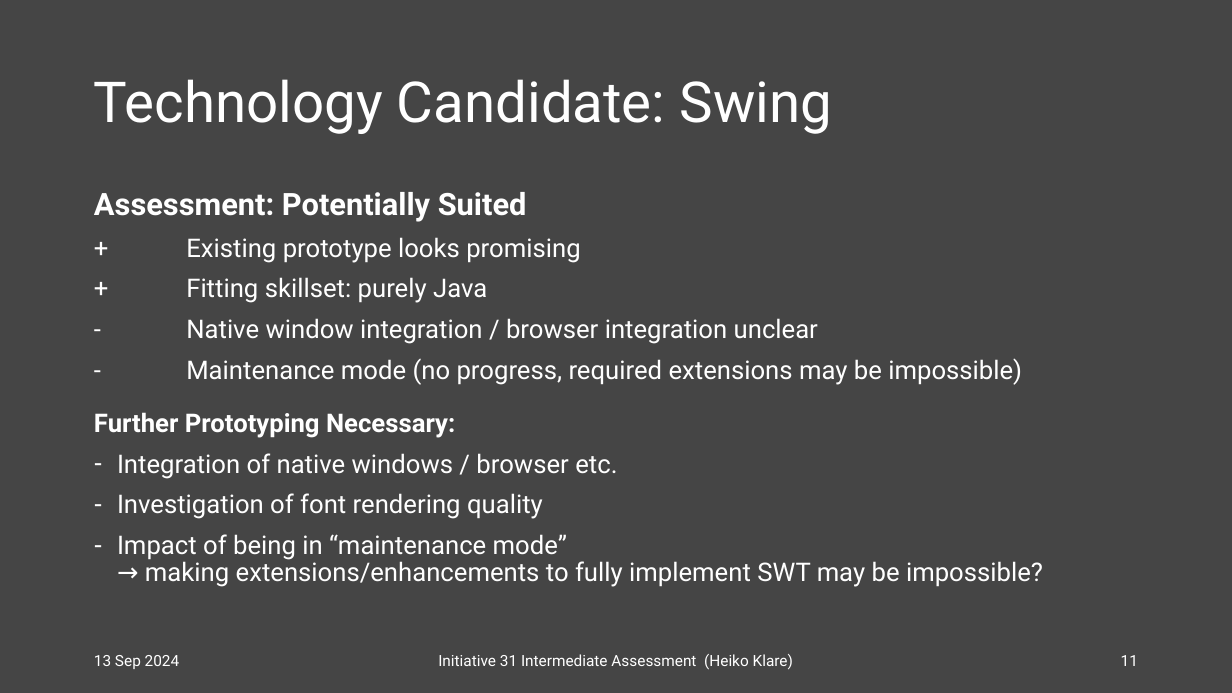
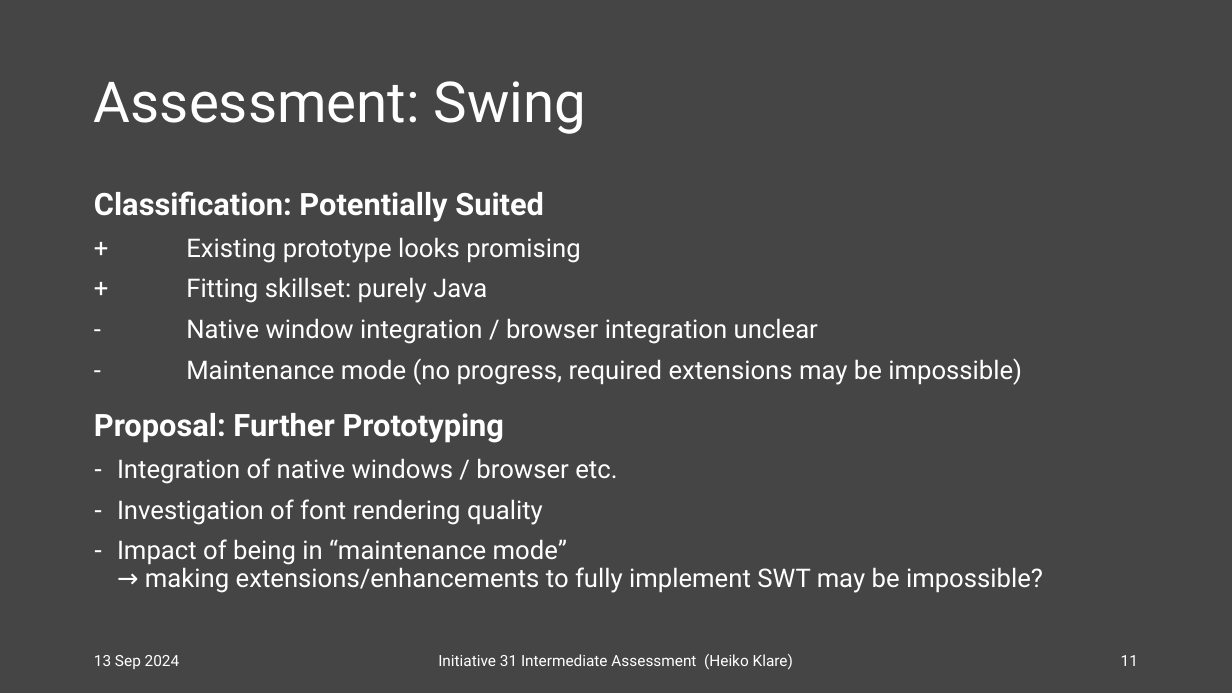
Before and after one commit to swt-initiative31/documents, a slide deck: slide 11 of results/2024-09-13 Intermediate Assessment.pptx. Drawn at 1232x693 pixels with LibreOffice and Linux fonts; fonts in the diff are those of the drawing. Boxes give left, top, right and bottom in pixels: in the first picture for what was removed or moved away, otherwise in the second. Text is boxed around its words. In the diff, an @@ line names an element or a change of style, - is before the commit and + after.

Commit message:
Improve intermediate assessment documentation

```diff
--- a/results/2024-09-13 Intermediate Assessment.pptx
+++ b/results/2024-09-13 Intermediate Assessment.pptx
@@ title at (x1=94, y1=81, x2=586, y2=134): text changed @@
-Technology Candidate: Swing
+Assessment: Swing
@@ text at (x1=94, y1=191, x2=544, y2=222): text changed @@
-Assessment: Potentially Suited
+Classification: Potentially Suited
@@ text at (x1=94, y1=413, x2=505, y2=443): text changed; size 20 to 24 pt @@
-Further Prototyping Necessary:
+Proposal: Further Prototyping
```
Also in this commit, not shown: 4 other slides changed.
